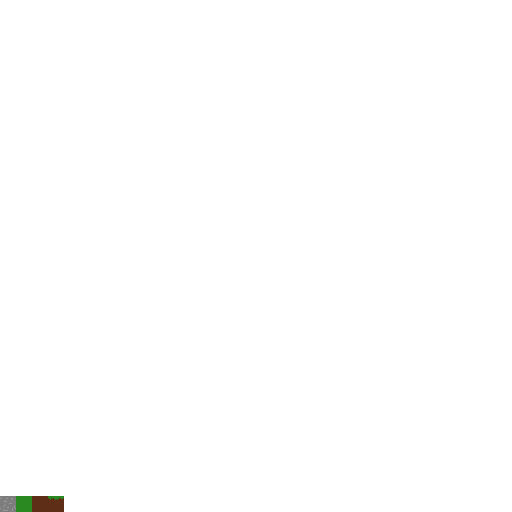
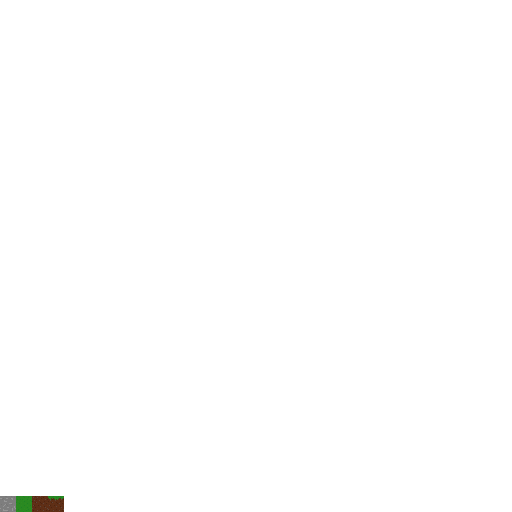
Before/after of a (512, 512) layered artwork. What changed in the layer stack:
added layer "Overlay" above "Textures" over (48, 496, 64, 500)
painted on "Textures" over (16, 496, 64, 512)
